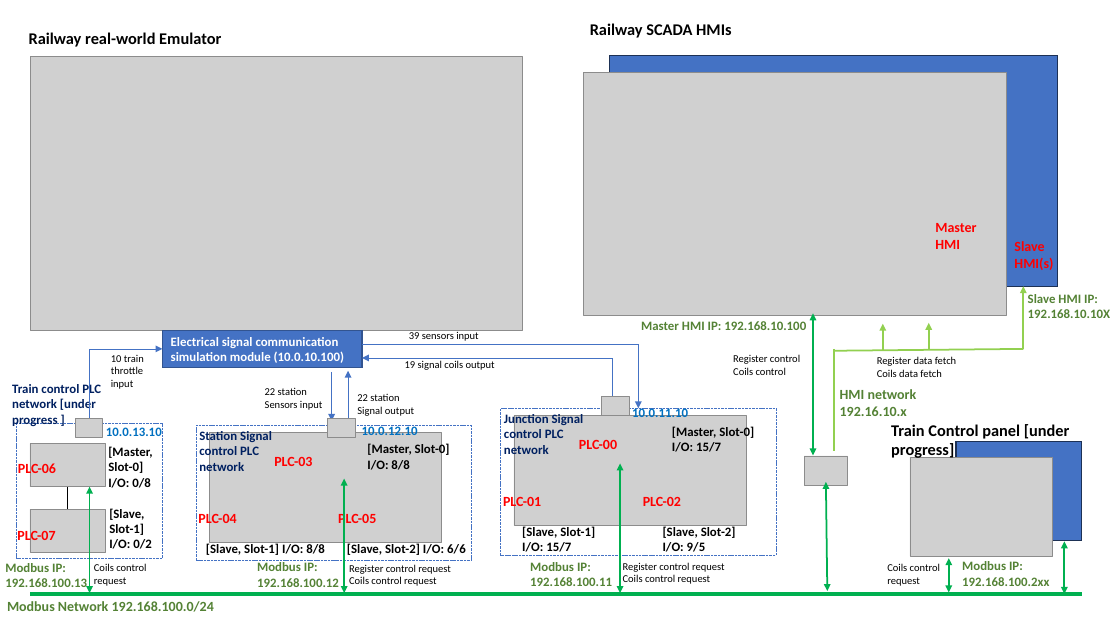
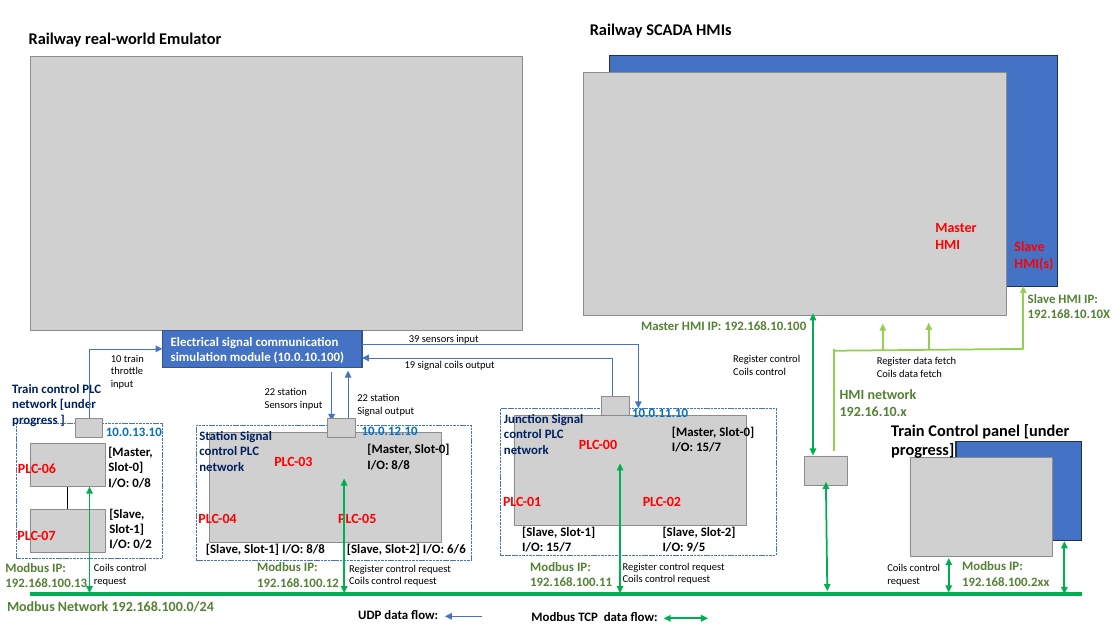
Before and after one commit to mrminhaz87/Railway-IT-OT-Demo, a slide deck: slide 5 of doc/designDoc.pptx (slide 4 before the commit). Drawn at 1120x630 pixels with LibreOffice and Linux fonts; fonts in the diff are those of the drawing; grey boxes stand for pictures. Boxes give left, top, right and bottom in pixels: in the first picture for what was removed or moved away, otherwise in the second. Text is boxed around its words. In the diff, an @@ line names an element or a change of style, - is before the commit and + after.

```diff
--- a/doc/designDoc.pptx
+++ b/doc/designDoc.pptx
@@ text "39 sensors input" moved from (x1=409, y1=330, x2=478, y2=341) to (x1=409, y1=335, x2=478, y2=345) @@
@@ text added at (x1=358, y1=610, x2=438, y2=619), 11 pt, text #000000, bold @@
+UDP data flow:
@@ arrow added from (482, 617) to (445, 617), #4472C4 0.5 pt @@
@@ text added at (x1=531, y1=612, x2=658, y2=621), 11 pt, text #000000, bold @@
+Modbus TCP data flow:
@@ double arrow added from (664, 618) to (708, 618), #00B050 1.5 pt @@
```
Also in this commit, not shown: 2 other slides changed, 2 slides added, 1 slide removed, 7 other files.
